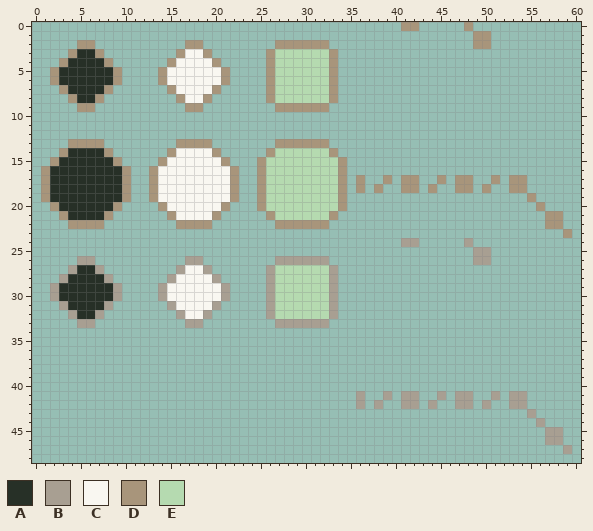
Two states of a pixel-art file, resource/gametree-atlas.aseprite. Above is the file before it was changed.
64x64 pixels, 1 frame. Shown: x 0..60, y 0..48.
Palette (. is transparent): A #273027  B #a89f92  C #f9f7f1  D #a8957b  E #b5dab0
Pixels before, first column x 1:
 0 ........................................DD.....D...........
 1 ................................................DD.........
 2 ....DD..........DD........DDDDDD................DD.........
 3 ...DAAD........DCCD......DEEEEEED..........................
 4 ..DAAAAD......DCCCCD.....DEEEEEED..........................
 5 .DAAAAAAD....DCCCCCCD....DEEEEEED..........................
 6 .DAAAAAAD....DCCCCCCD....DEEEEEED..........................
 7 ..DAAAAD......DCCCCD.....DEEEEEED..........................
 8 ...DAAD........DCCD......DEEEEEED..........................
 9 ....DD..........DD........DDDDDD...........................
10 ...........................................................
11 ...........................................................
12 ...........................................................
13 ...DDDD........DDDD.......DDDDDD...........................
14 ..DAAAAD......DCCCCD.....DEEEEEED..........................
15 .DAAAAAAD....DCCCCCCD...DEEEEEEEED.........................
16 DAAAAAAAAD..DCCCCCCCCD..DEEEEEEEED.........................
17 DAAAAAAAAD..DCCCCCCCCD..DEEEEEEEED.D..D.DD..D.DD..D.DD.....
18 DAAAAAAAAD..DCCCCCCCCD..DEEEEEEEED.D.D..DD.D..DD.D..DD.....
19 DAAAAAAAAD..DCCCCCCCCD..DEEEEEEEED....................D....
20 .DAAAAAAD....DCCCCCCD...DEEEEEEEED.....................D...
21 ..DAAAAD......DCCCCD.....DEEEEEED.......................DD.
22 ...DDDD........DDDD.......DDDDDD........................DD.
23 ..........................................................D
24 ........................................BB.....B...........
25 ................................................BB.........
26 ....BB..........BB........BBBBBB................BB.........
27 ...BAAB........BCCB......BEEEEEEB..........................
28 ..BAAAAB......BCCCCB.....BEEEEEEB..........................
29 .BAAAAAAB....BCCCCCCB....BEEEEEEB..........................
30 .BAAAAAAB....BCCCCCCB....BEEEEEEB..........................
31 ..BAAAAB......BCCCCB.....BEEEEEEB..........................
32 ...BAAB........BCCB......BEEEEEEB..........................
33 ....BB..........BB........BBBBBB...........................
34 ...........................................................
35 ...........................................................
36 ...........................................................
37 ...........................................................
38 ...........................................................
39 ...........................................................
40 ...........................................................
41 ...................................B..B.BB..B.BB..B.BB.....
42 ...................................B.B..BB.B..BB.B..BB.....
43 ......................................................B....
44 .......................................................B...
45 ........................................................BB.
46 ........................................................BB.
47 ..........................................................B
And afterwards:
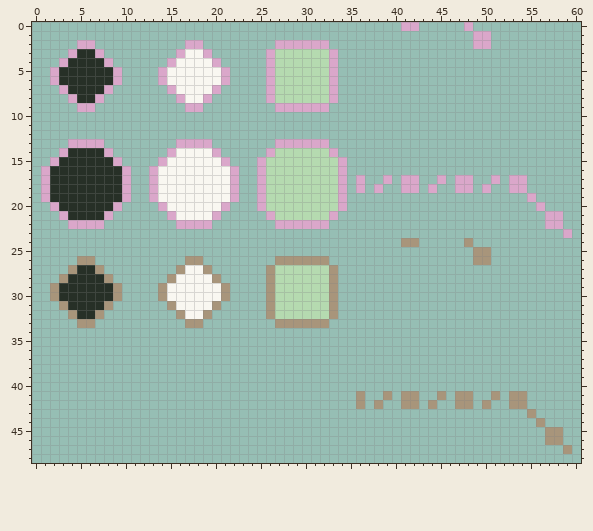
Edits made:
colour B: #a89f92 -> #a8957b
colour D: #a8957b -> #daa7ca
